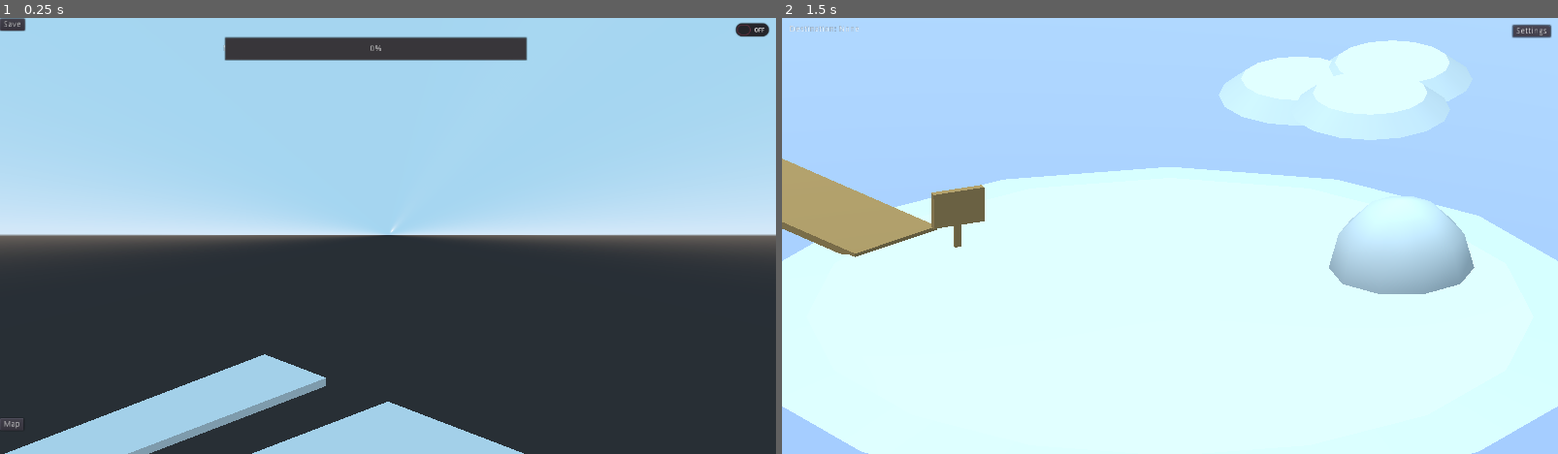
Above: before the commit, frames 1-2 (left to right).
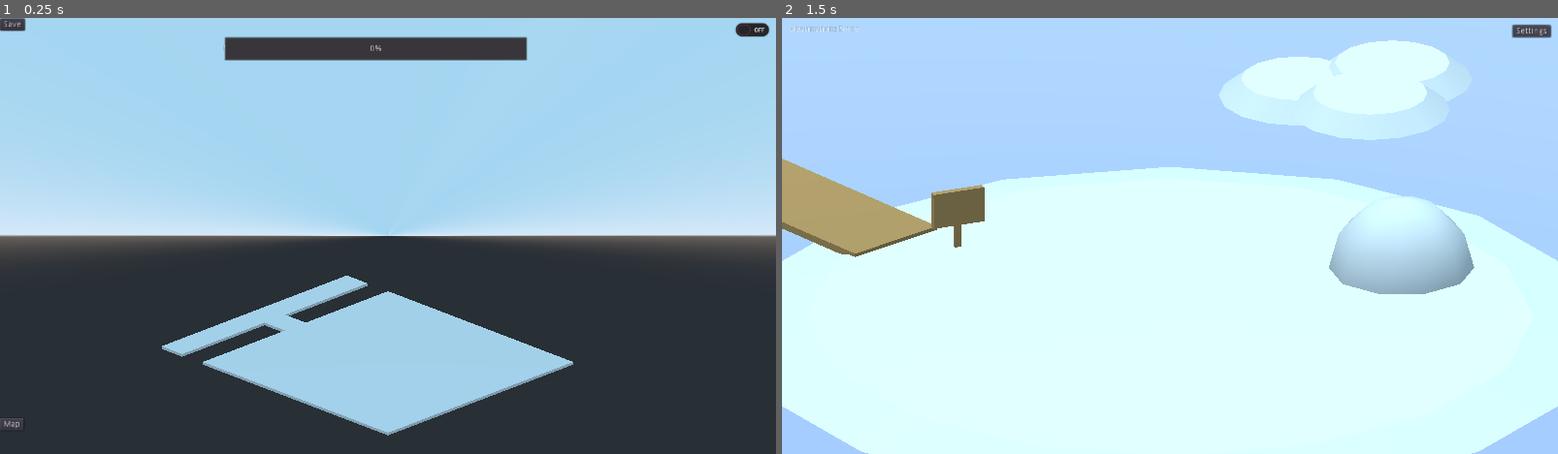
Above: after the commit, the same moments.

Repository: bigigloogames/Emperor-s-Restaurant
Game: Godot game, scene res://scenes/Restaurant.tscn
The game is run twice, just before and just after one commit, with the same random seed, the same clock (stepped at 60 frames per second) and the same inputs. The project has no main scene, so this scene is started directly.
Inputs:
- Up to frame 1 (0.25 s): no input
- Up to frame 2 (1.5 s): click "Map" at 0.5 s; click "Settings" at 1.25 s

The runs differ from the first frame. In frame 1, 13% of the frame differs, in the area x 0-100%, y 48-100%; in frame 2, nothing differs.

Commit message:
Modified Camera Zoom Range

Diff:
--- a/scenes/Restaurant.tscn
+++ b/scenes/Restaurant.tscn
@@ -20,7 +20,7 @@
 [node name="Camera" type="Camera" parent="CameraOrigin"]
 transform = Transform( 1, 4.47035e-08, 8.9407e-08, 0, 0.923879, -0.382684, -1.19209e-07, 0.382684, 0.923879, 0, -30, 85 )
 projection = 1
-size = 10.0
+size = 30.0
 script = ExtResource( 3 )
 
 [node name="Control" type="Control" parent="."]
--- a/scripts/Camera.gd
+++ b/scripts/Camera.gd
@@ -1,8 +1,8 @@
 extends Camera
 
 const ray_length = 1000
-const min_size = 1
-const max_size = 20
+const min_size = 10
+const max_size = 50
 const min_y = -40
 const max_y = -20
 
--- a/scripts/Restaurant.gd
+++ b/scripts/Restaurant.gd
@@ -47,12 +47,12 @@
 	var eating_timer = Timer.new()  # Eating time
 	eating_timer.wait_time = 10
 	eating_timer.one_shot = true
-	add_child(eating_timer)
+	body.add_child(eating_timer)
 	eating_timer.start()
 	eating_timer.connect("timeout", self, "_on_EatingTimer_timeout", [body])
 
 
-func _on_EatingTimer_timeout(body):  # Eating time
+func _on_EatingTimer_timeout(body):  # Customer is finished eating
 	if body:
 		body.move_to(Vector3(-2, 1, 8))
 
